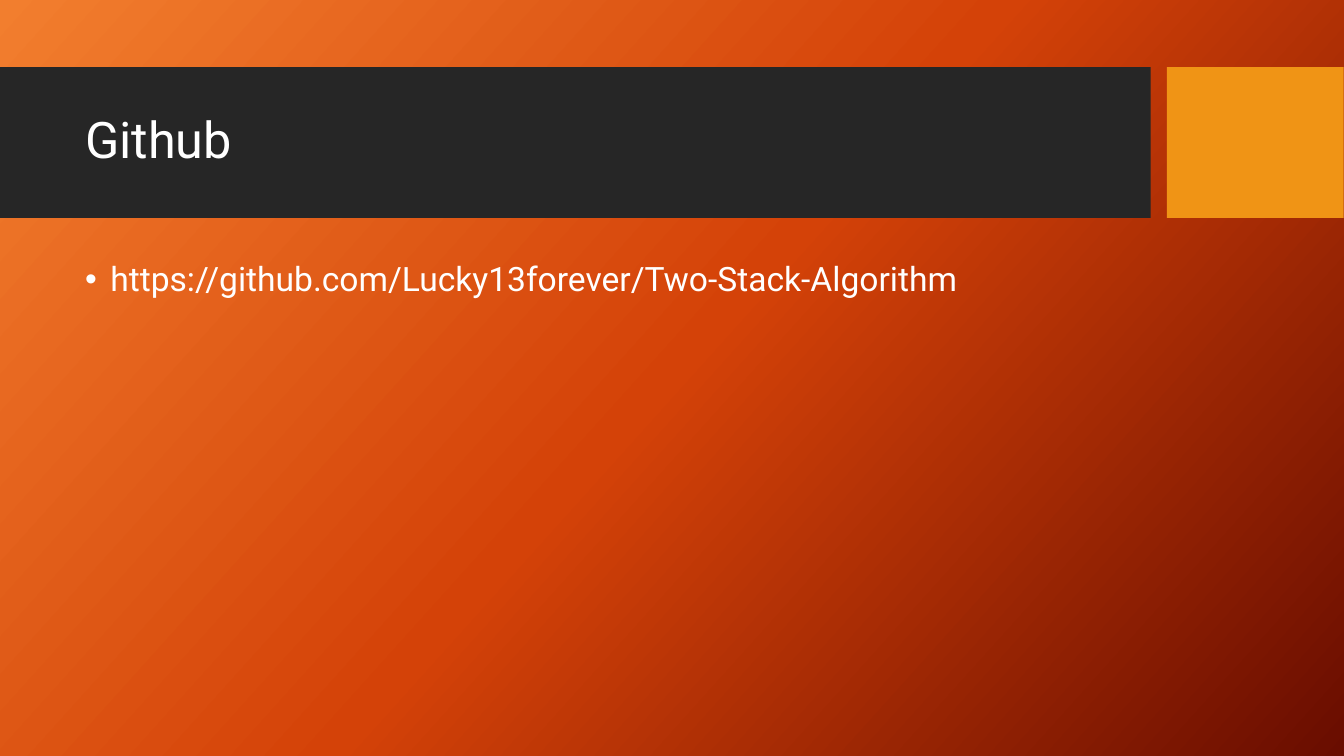
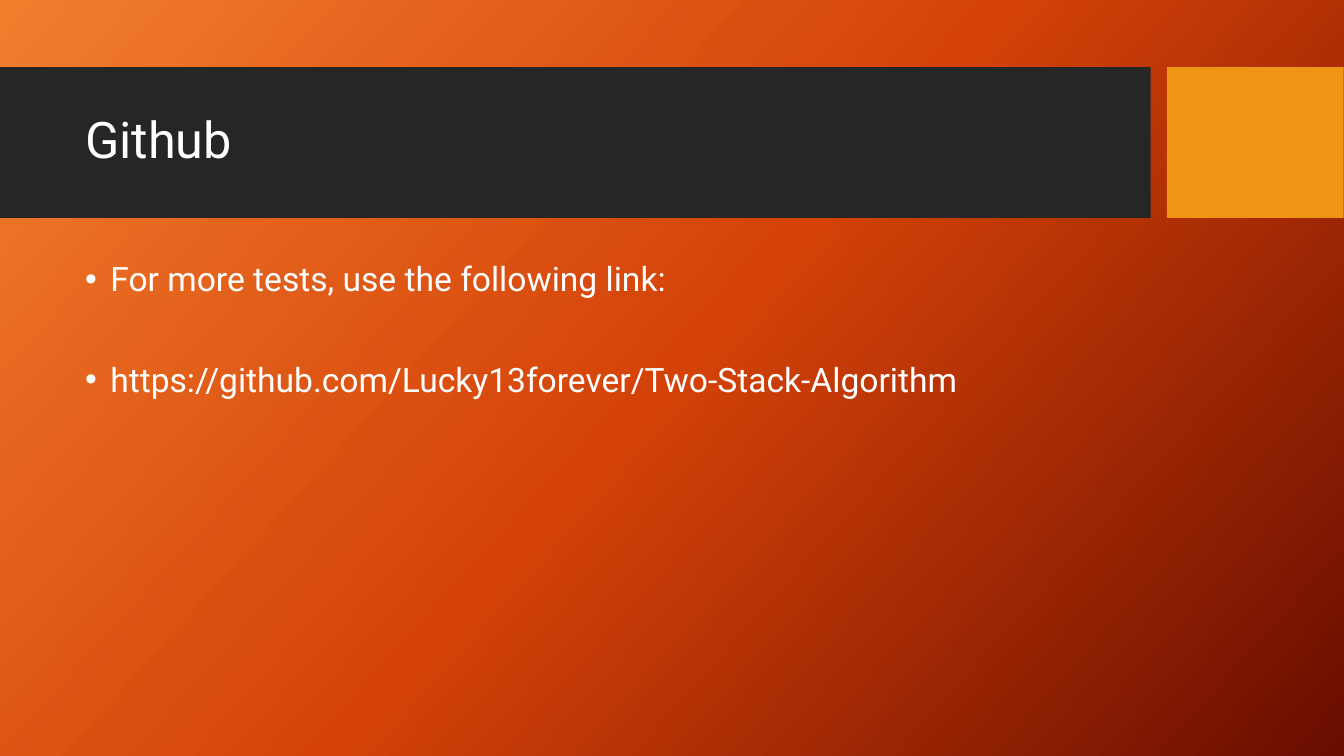
Before and after one commit to Lucky13forever/Two-Stack-Algorithm, a slide deck: slide 6 of 2-stack.pptx. Drawn at 1344x756 pixels with LibreOffice and Linux fonts; fonts in the diff are those of the drawing; background and template pictures are left out. Boxes give left, top, right and bottom in pixels: in the first picture for what was removed or moved away, otherwise in the second. Text is boxed around its words. In the diff, an @@ line names an element or a change of style, - is before the commit and + after.

```diff
--- a/2-stack.pptx
+++ b/2-stack.pptx
@@ text at <box>110,265,666,298</box>: paragraph added @@
+• For more tests, use the following link:
```
